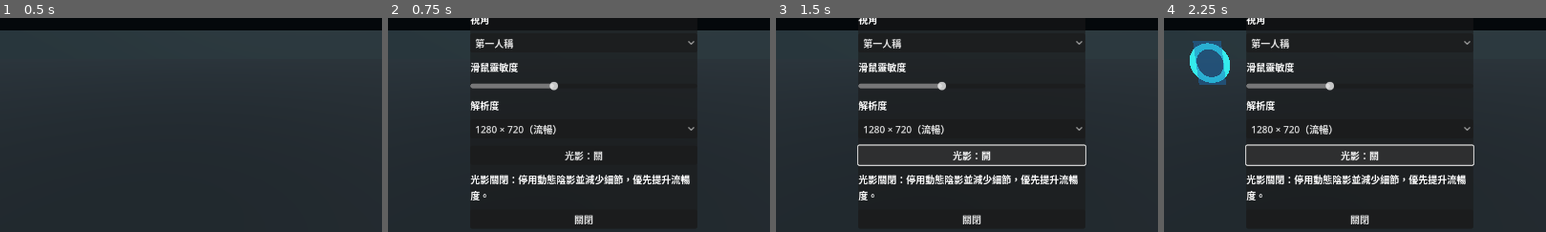
Above: before the commit, frames 1-4 (left to right).
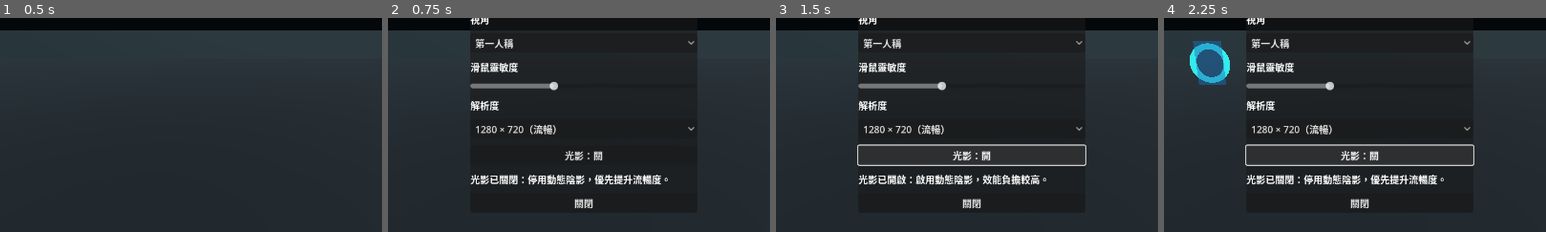
Above: after the commit, the same moments.

Repository: qaqp980520-prog/2126-Survival
Game: Godot game, scene res://prototypes/BackroomsPortalPlayground.tscn
Same seed, same stepped clock (60 frames per second), same inputs: the game is played once before the commit and once after it.
Inputs:
- Up to frame 1 (0.5 s): no input
- Up to frame 2 (0.75 s): click "設定" at 0.5 s
- Up to frame 3 (1.5 s): click "光影：關" at 1.25 s
- Up to frame 4 (2.25 s): click "光影：開" at 2 s
The pictures show only the part of the screen within x 24-74%, y 31-81%; the shares and areas given below are measured in that part.

Frame 1 is identical in both runs. In frame 2, 2.1% of the frame differs, in the area x 21-79%, y 73-97%; in frame 3, 2.2%; in frame 4, 2.1%.

Commit message:
Sync graphics settings labels and resolution scale

Diff:
--- a/prototypes/BackroomsPortalPlayground.gd
+++ b/prototypes/BackroomsPortalPlayground.gd
@@ -138,7 +138,7 @@
     layout.add_child(shadows_button)
 
     _settings_status = Label.new()
-    _settings_status.text = "光影開啟：啟用部分動態陰影與更多材質細節，效能負擔較高。" if _high_graphics else "光影關閉：停用動態陰影並減少細節，優先提升流暢度。"
+    _settings_status.text = "光影已開啟：啟用動態陰影，效能負擔較高。" if _shadows_enabled else "光影已關閉：停用動態陰影，優先提升流暢度。"
     _settings_status.autowrap_mode = TextServer.AUTOWRAP_WORD_SMART
     layout.add_child(_settings_status)
     var close_button := Button.new()
@@ -188,6 +188,7 @@
         # 1280x720 render target. Update the viewport's base size as well so the
         # selected resolution changes the actual 3D render resolution.
         window.content_scale_size = sizes[selected]
+        window.content_scale_factor = 1.0
         window.mode = Window.MODE_WINDOWED
         window.size = sizes[selected]
         window.move_to_center()
@@ -204,6 +205,8 @@
     for light in _flicker_lights:
         if is_instance_valid(light):
             light.shadow_enabled = _shadows_enabled
+    if _settings_status != null:
+        _settings_status.text = "光影已開啟：啟用動態陰影，效能負擔較高。" if _shadows_enabled else "光影已關閉：停用動態陰影，優先提升流暢度。"
     _save_settings()
 
 func _rebuild_maze_for_settings() -> void:
@@ -229,6 +232,7 @@
         # Keep the base viewport resolution in sync with the saved selection;
         # otherwise Godot merely scales the original render target to the window.
         window.content_scale_size = sizes[resolution_index]
+        window.content_scale_factor = 1.0
         window.mode = Window.MODE_WINDOWED
         window.size = sizes[resolution_index]
         window.move_to_center()
